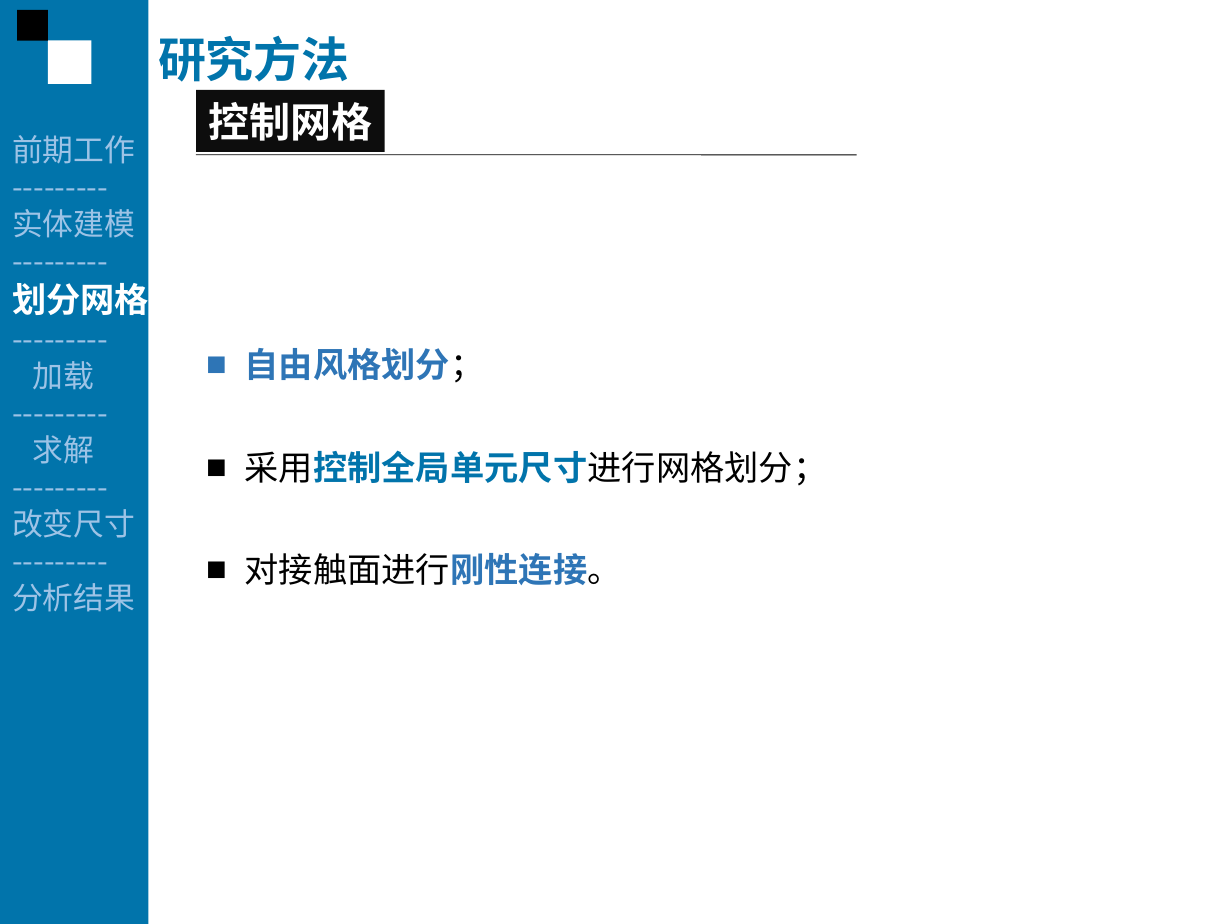
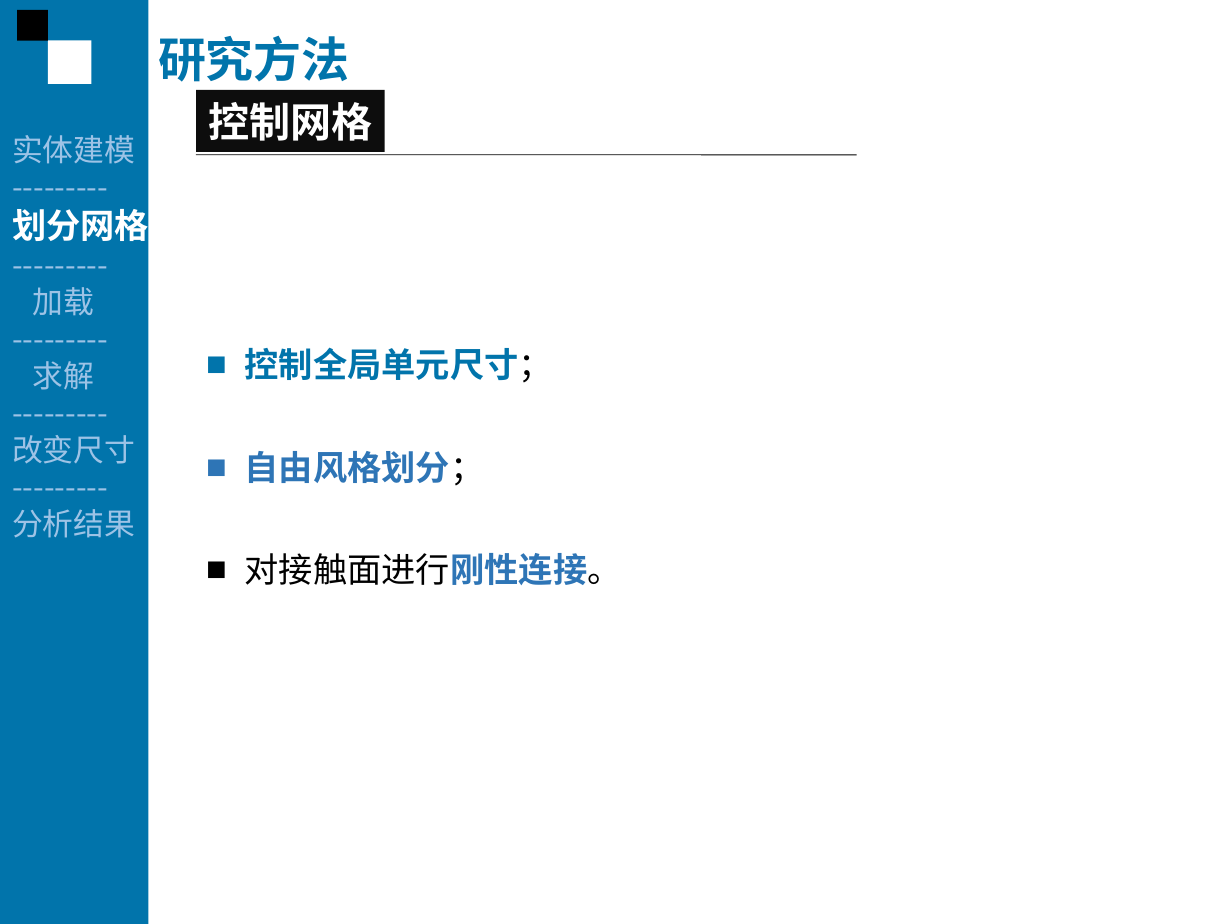
Before and after one commit to Fitor/Thesis, a slide deck: slide 10 of report/Report By Ci.ppt (slide 13 before the commit). Drawn at 1232x924 pixels with LibreOffice and Linux fonts; fonts in the diff are those of the drawing. Boxes give left, top, right and bottom in pixels: in the first picture for what was removed or moved away, otherwise in the second. Text is boxed around its words. In the diff, an @@ line names an element or a change of style, - is before the commit and + after.

```diff
--- a/report/Report By Ci.ppt
+++ b/report/Report By Ci.ppt
@@ text at (x1=12, y1=135, x2=135, y2=164): paragraphs removed @@
-前期工作
----------
@@ text at (x1=245, y1=347, x2=554, y2=382): paragraph added @@
+■ 控制全局单元尺寸；
@@ text at (x1=245, y1=450, x2=828, y2=485): paragraph removed @@
-■ 采用控制全局单元尺寸进行网格划分；
```
Also in this commit, not shown: 17 other slides changed, 3 slides removed, 1 other file.
